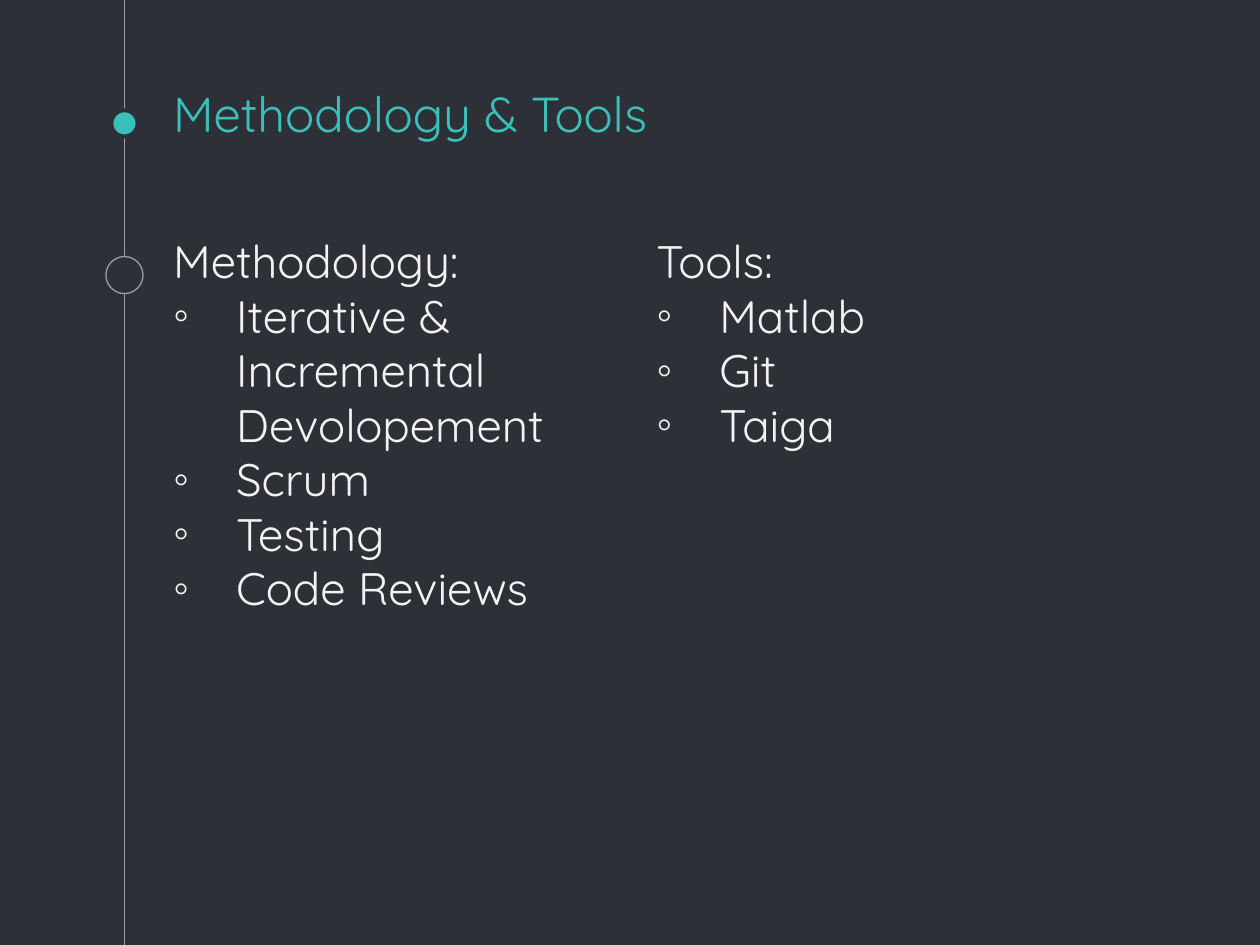
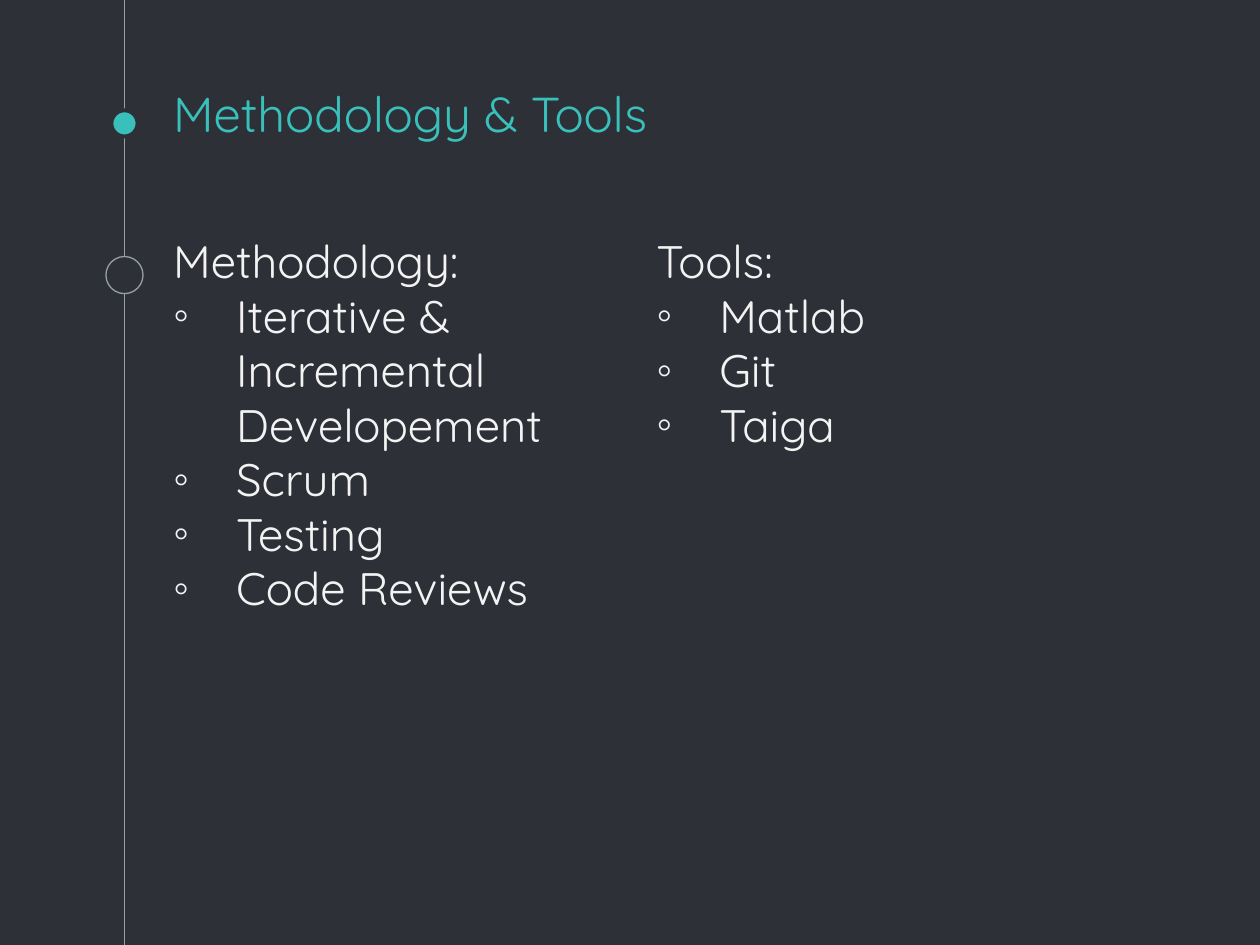
Before and after one commit to SimuJenni/RD-project, a slide deck: slide 7 of doc/initial-plan.pptx. Drawn at 1260x945 pixels with LibreOffice and Linux fonts; fonts in the diff are those of the drawing. Boxes give left, top, right and bottom in pixels: in the first picture for what was removed or moved away, otherwise in the second. Text is boxed around its words. In the diff, an @@ line names an element or a change of style, - is before the commit and + after.

Commit message:
Increased size of 'initial plan' and fixed a typo

```diff
--- a/doc/initial-plan.pptx
+++ b/doc/initial-plan.pptx
@@ text at <box>236,285,542,451</box>: text changed @@
-◦ Iterative & Incremental Devolopement
+◦ Iterative & Incremental Developement
```
Also in this commit, not shown: 1 other slide changed.
